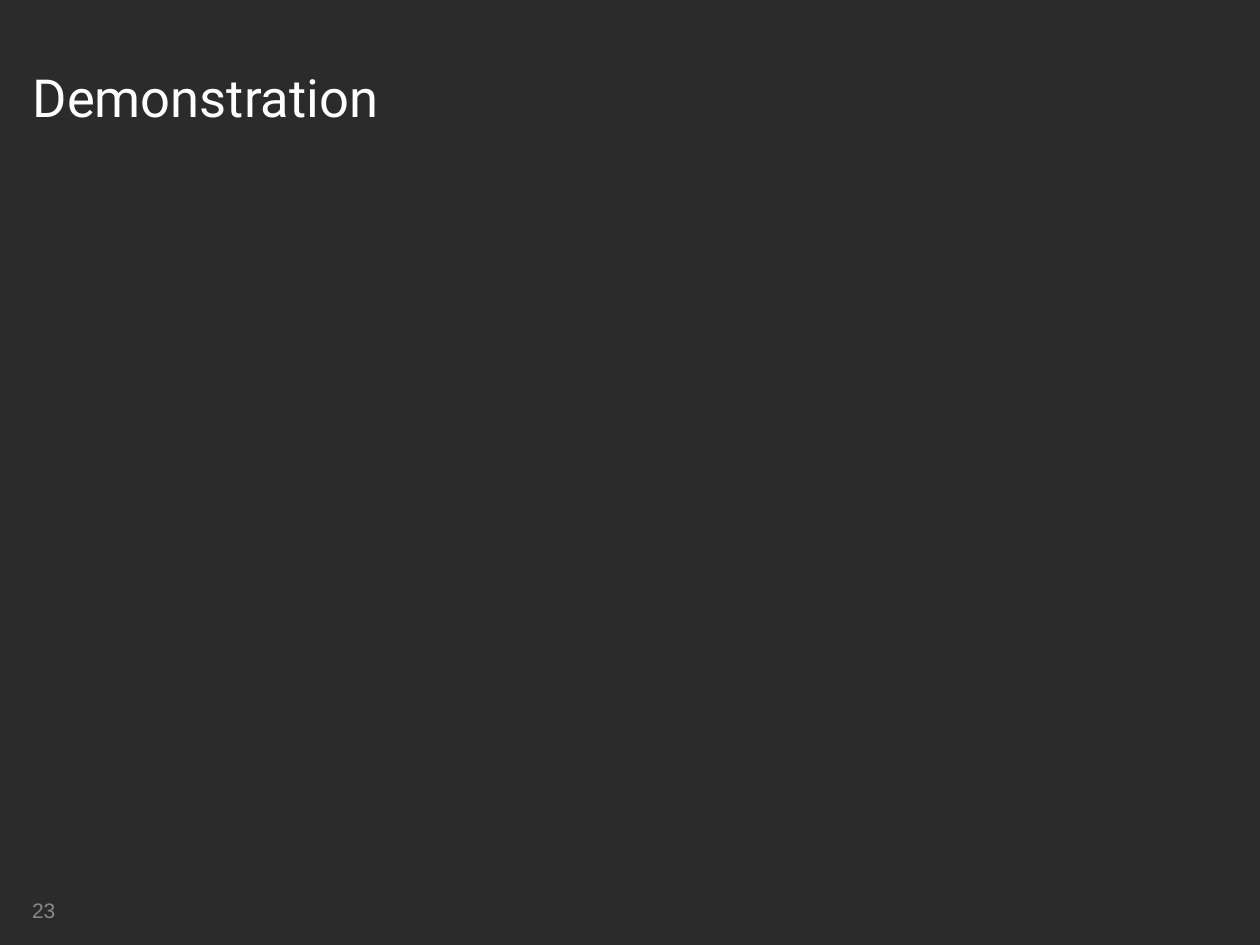
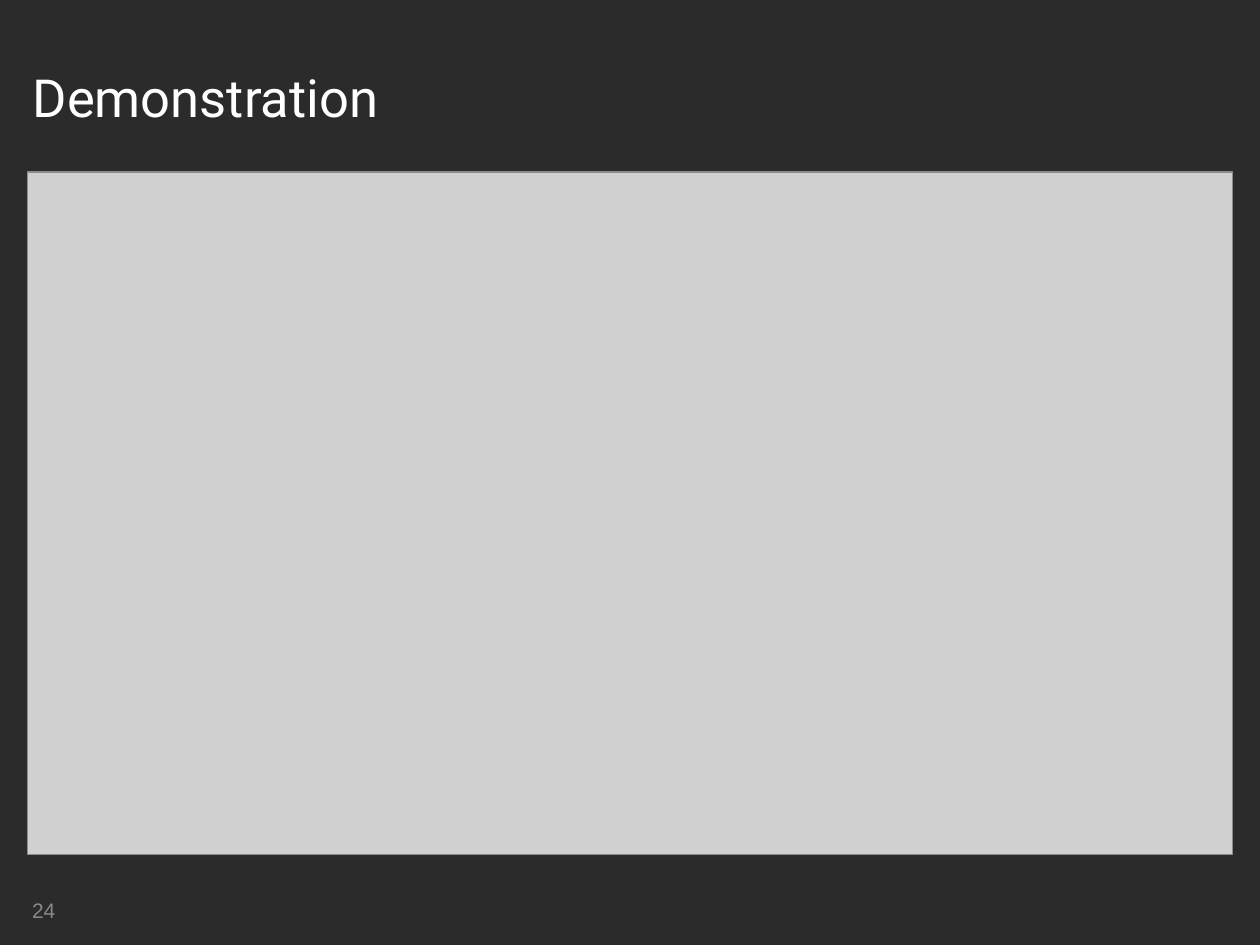
Before and after one commit to mateuszgolab/applications-in-high-end-computing, a slide deck: slide 24 of Presentation/Group Presentation - Zsolt.ppt (slide 23 before the commit). Drawn at 1260x945 pixels with LibreOffice and Linux fonts; fonts in the diff are those of the drawing; grey boxes stand for pictures; background and template pictures are left out; a plain dark background stands for a picture behind light text. Boxes give left, top, right and bottom in pixels: in the first picture for what was removed or moved away, otherwise in the second. Text is boxed around its words. In the diff, an @@ line names an element or a change of style, - is before the commit and + after.

```diff
--- a/Presentation/Group Presentation - Zsolt.ppt
+++ b/Presentation/Group Presentation - Zsolt.ppt
@@ picture added at (28, 173, 1232, 856) @@
@@ page number at (32, 903, 55, 918): text changed @@
-23
+24
```
Also in this commit, not shown: 4 slides added, 3 slides removed.
